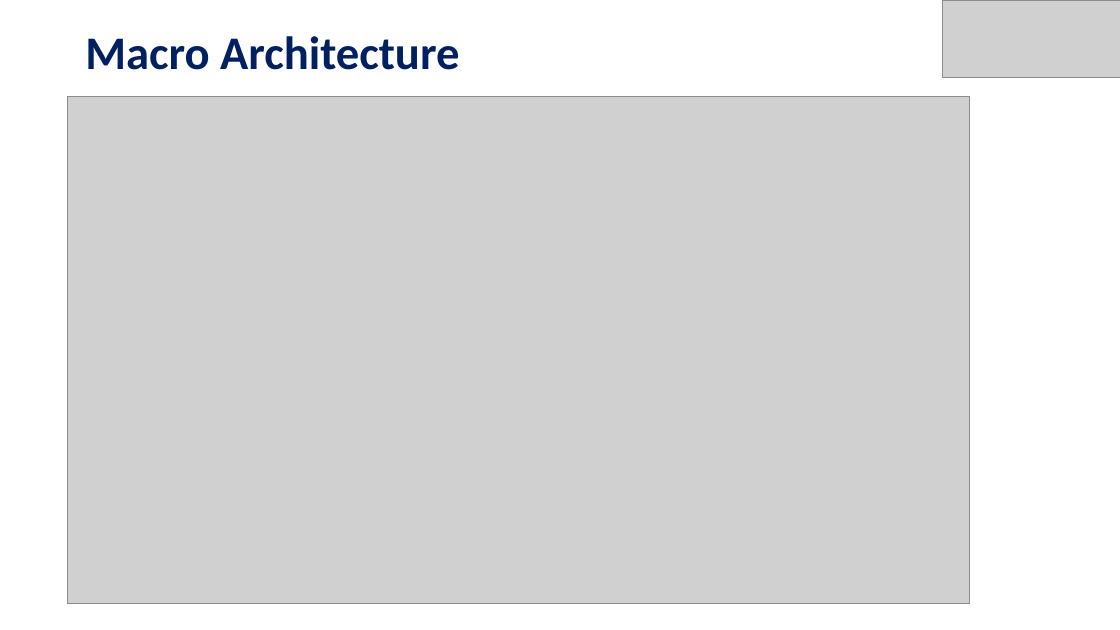
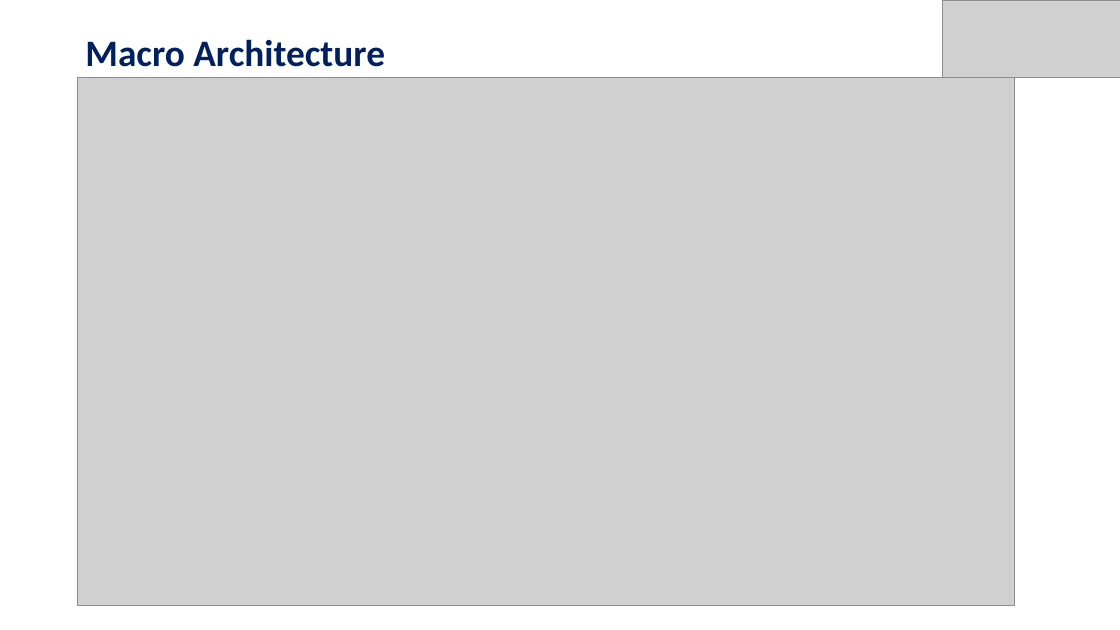
Before and after one commit to anand6105/MSE_QRBOT, a slide deck: slide 13 of docs/QUICK_RESCUE_BOT.pptx (slide 11 before the commit). Drawn at 1120x630 pixels with LibreOffice and Linux fonts; fonts in the diff are those of the drawing; grey boxes stand for pictures. Boxes give left, top, right and bottom in pixels: in the first picture for what was removed or moved away, otherwise in the second. Text is boxed around its words. In the diff, an @@ line names an element or a change of style, - is before the commit and + after.

```diff
--- a/docs/QUICK_RESCUE_BOT.pptx
+++ b/docs/QUICK_RESCUE_BOT.pptx
@@ title "Macro Architecture" at bbox=[85, 39, 385, 67]: size 40 to 32 pt @@
@@ picture: place and size @@
-picture at bbox=[68, 97, 970, 604]
+picture at bbox=[77, 78, 1015, 606]
```
Also in this commit, not shown: 16 other slides changed, 8 slides added, 2 slides removed.
